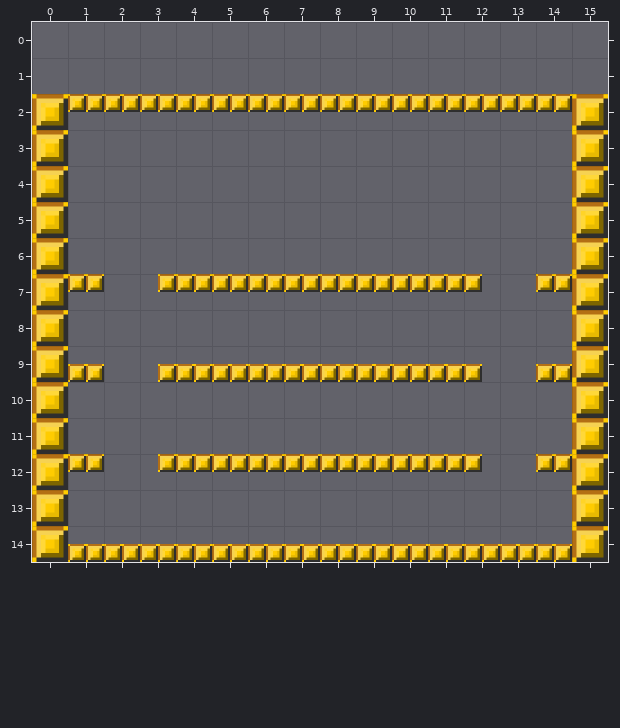
Two versions of a level (Tiled map, Demo/assets/maps/01.tmx). Above is the file before it was changed.
Cells are 64x64 px. Shown: x 0..15, y 0..14.
After:
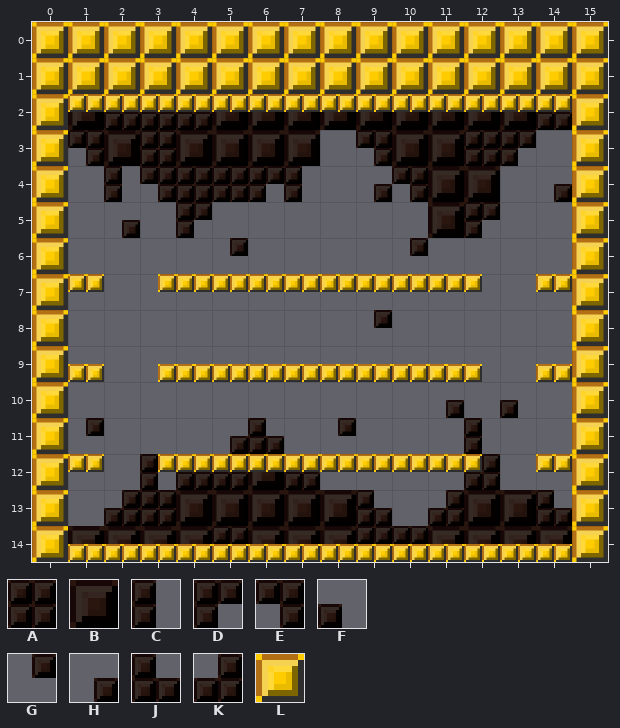
Key: from "block_background": A 28, B 29, C 32, D 34, E 35, F 36, G 38, H 39, J 40, K 41; from "large": L 3.
_ is an empty cell.
Tiles of an added or newly shown layer are drawn over the layers below it.
What changed:
Layer "background" (added):
y 0..1: x 0..15 ________________ -> LLLLLLLLLLLLLLLL
y 2: x 1..14 ______________ -> BAAABBBBBBBBBA
y 3: x 1..7 _______ -> EBABBBB; x 9..13 _____ -> EBBAD
y 4: x 2..7 ______ -> CEAADC; x 9..12 ____ -> HEBB; x 14 _ -> H
y 5: x 2 _ -> H; x 4 _ -> D; x 11..12 __ -> BD
y 6: x 5 _ -> G; x 10 _ -> G
y 8: x 9 _ -> G
y 10: x 11 _ -> H; x 13 _ -> F
y 11: x 1 _ -> G; x 5..6 __ -> HJ; x 8 _ -> G; x 12 _ -> C
y 12: x 3..7 _____ -> CKKBJ; x 12 _ -> K
y 13: x 2..9 ________ -> KABBBBBJ; x 11..14 ____ -> KBBJ
y 14: x 1..14 ______________ -> BBBBABBBAABBBB
